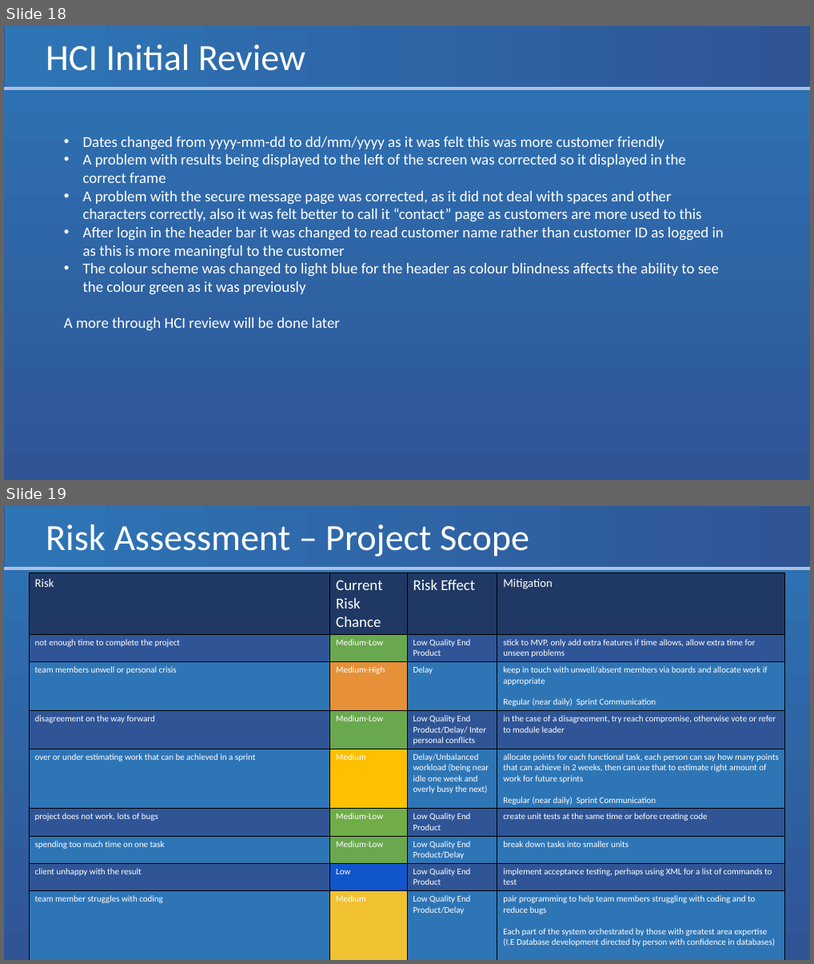
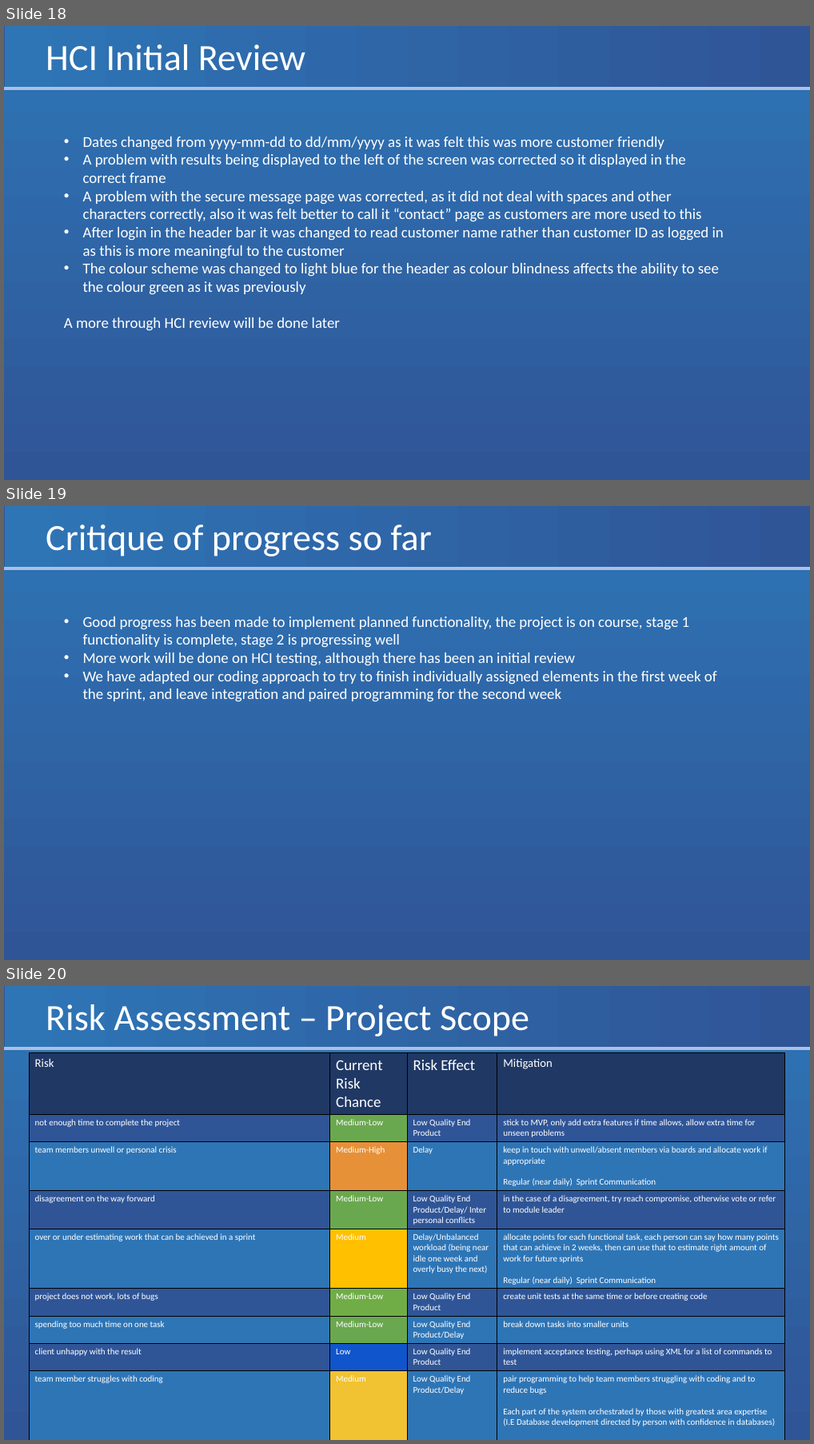
Before and after one commit to Eyo123/ISAD251REF, a slide deck: Documents/Presentations/PRCO204 Group Presentation 2.pptx. Shown one above the other, each under a label of ours: slides 18 and 19 before the commit, slides 18, 19 and 20 after it. The pictures are 814x964 and 814x1444 pixels, drawn with LibreOffice and Linux fonts; fonts in the diff are those of the drawing. Boxes give left, top, right and bottom in pixels: in the first picture for what was removed or moved away, otherwise in the second. Text is boxed around its words. In the diff, an @@ line names an element or a change of style, - is before the commit and + after.

Commit message:
added a critique page to presentation

```diff
--- a/Documents/Presentations/PRCO204 Group Presentation 2.pptx
+++ b/Documents/Presentations/PRCO204 Group Presentation 2.pptx
@@ slide 19 added at (x1=4, y1=506, x2=810, y2=960), background gradient #2E75B6 to #2F5597; not listed: 2 template elements that a slide beside it also shows @@
@@ title added at (x1=46, y1=524, x2=432, y2=556), 44 pt, text #FFFFFF @@
+Critique of progress so far
@@ text added at (x1=83, y1=616, x2=718, y2=702), 18 pt, text #FFFFFF @@
+• Good progress has been made to implement planned functionality, the project is on course, stage 1 functionality is complete, stage 2 is progressing well
+• More work will be done on HCI testing, although there has been an initial review
+• We have adapted our coding approach to try to finish individually assigned elements in the first week of the sprint, and leave integration and paired programming for the second week
@@ what was slide 19 is now slide 20 @@
```
Also in this commit, not shown: 1 slide changed, 1 other file.
